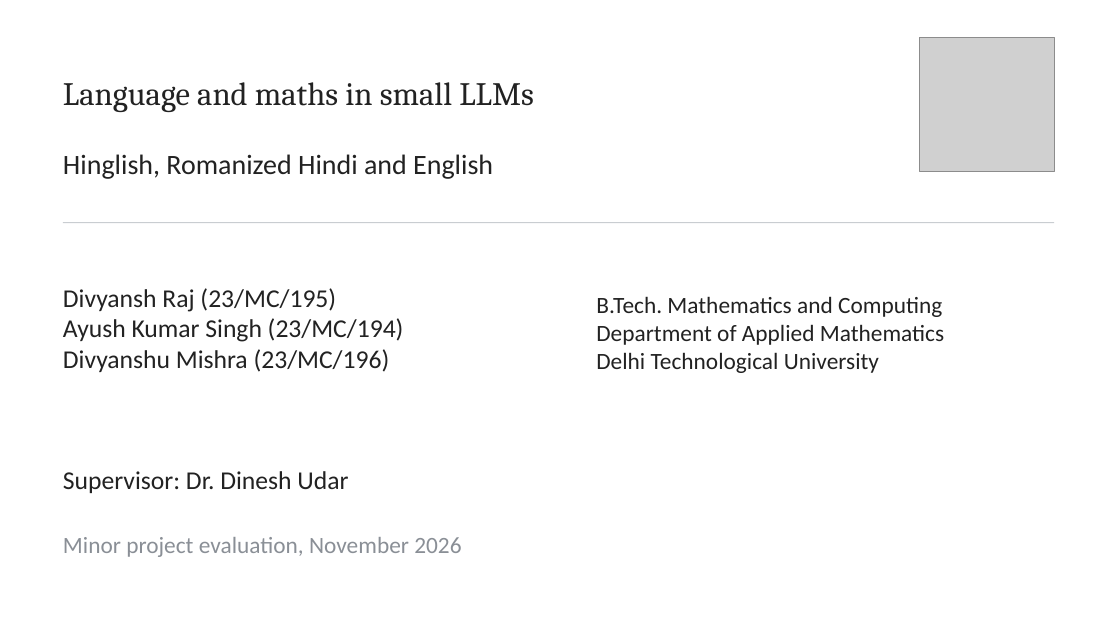
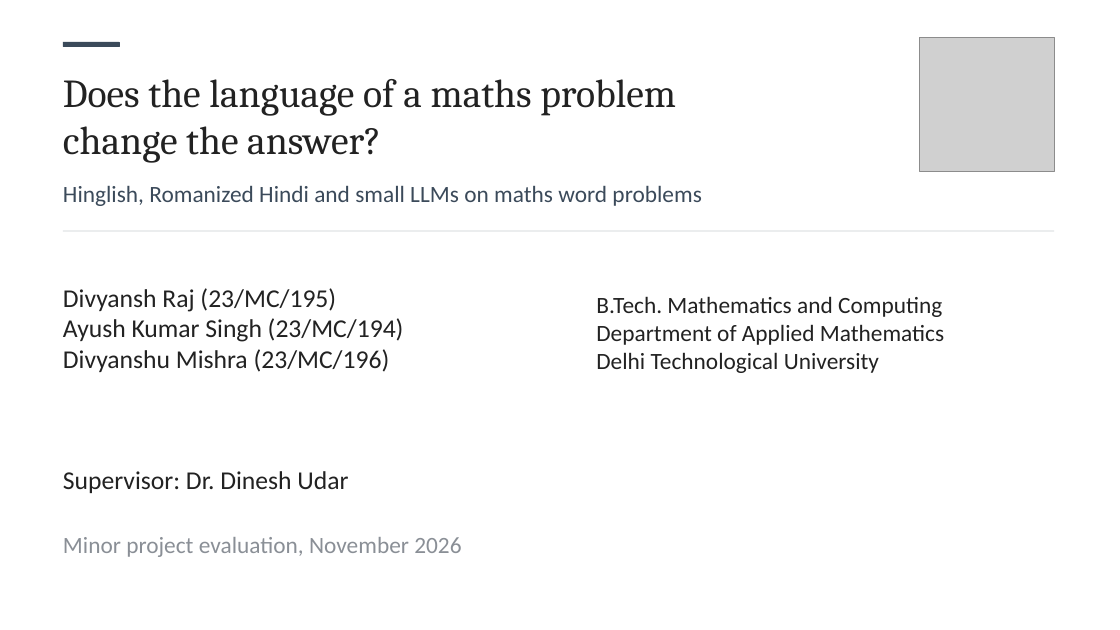
Before and after one commit to Divyansh1128/Hinglish, a slide deck: slide 1 of docs/minor_project/deck/minor_evaluation_v2.pptx. Drawn at 1120x630 pixels with LibreOffice and Linux fonts; fonts in the diff are those of the drawing; grey boxes stand for pictures; background and template pictures are left out. Boxes give left, top, right and bottom in pixels: in the first picture for what was removed or moved away, otherwise in the second. Text is boxed around its words. In the diff, an @@ line names an element or a change of style, - is before the commit and + after.

```diff
--- a/docs/minor_project/deck/minor_evaluation_v2.pptx
+++ b/docs/minor_project/deck/minor_evaluation_v2.pptx
@@ rectangle added at [63,42,119,47], fill #3B4A5A, outline #3B4A5A 0.7 pt @@
@@ text removed at [63,82,533,112] @@
-Language and maths in small LLMs
@@ text added at [63,79,676,163], 34 pt, text #222222 @@
+Does the language of a maths problem
+change the answer?
@@ text at [63,186,701,206]: text changed; size 24 to 20 pt; text colour #222222 to #3B4A5A @@
-Hinglish, Romanized Hindi and English
+Hinglish, Romanized Hindi and small LLMs on maths word problems
@@ line moved from (63, 223) - (1054, 223) to (63, 231) - (1054, 231) @@
```
Also in this commit, not shown: 6 other slides changed, 2 slides added, 2 other files.
